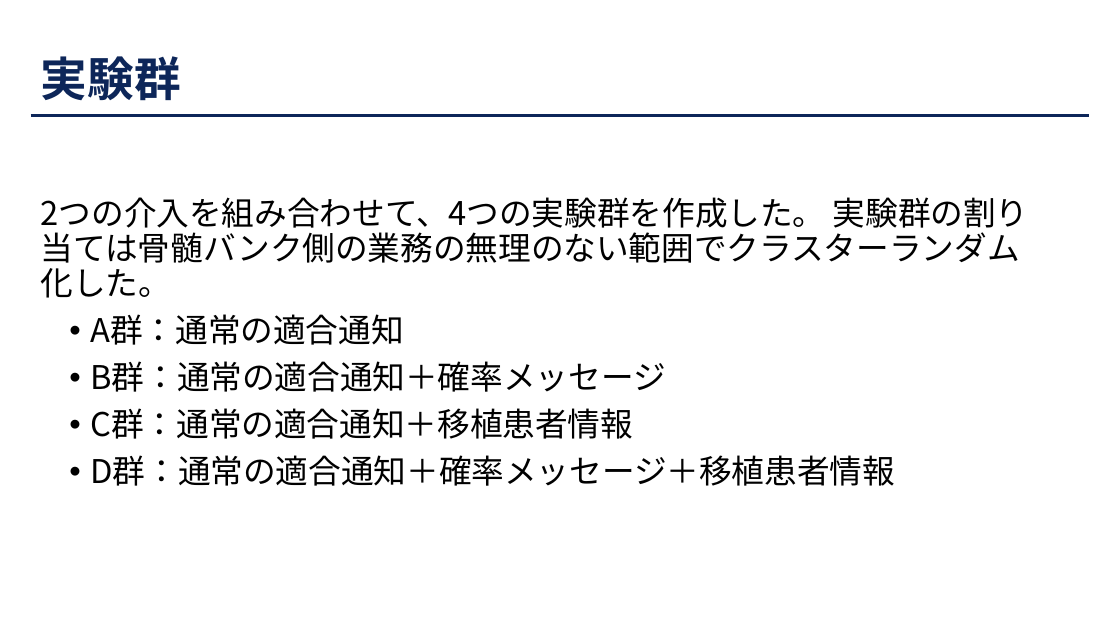
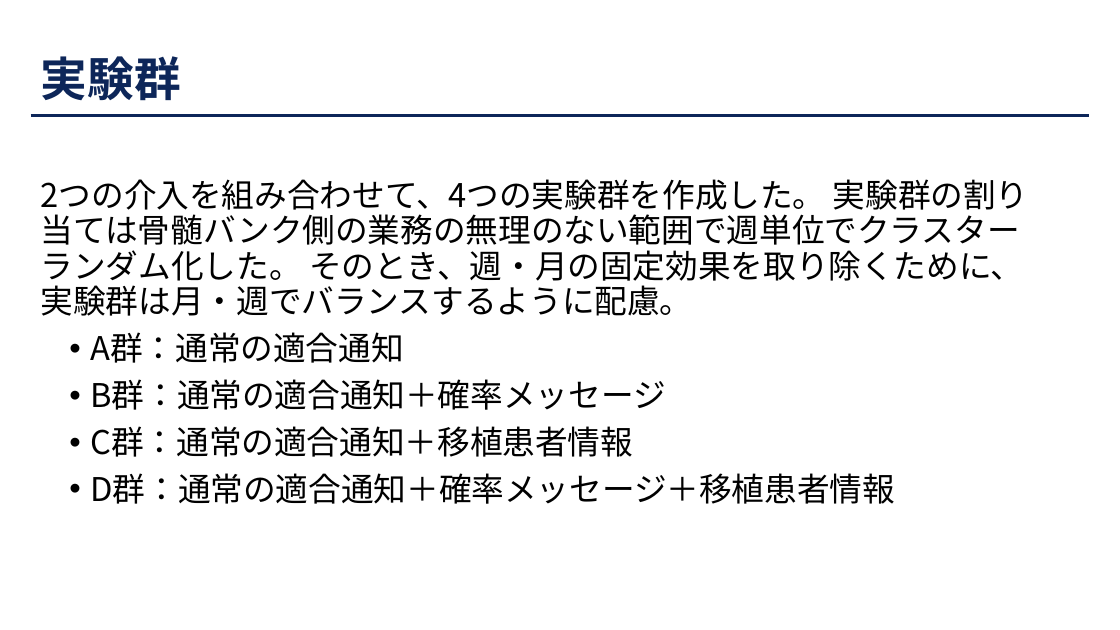
Before and after one commit to JMDP-behavioral-economics/RCT-Nudge, a slide deck: slide 11 of docs/slide/221014骨髄バンク介入実験分析.pptx. Drawn at 1120x630 pixels with LibreOffice and Linux fonts; fonts in the diff are those of the drawing. Boxes give left, top, right and bottom in pixels: in the first picture for what was removed or moved away, otherwise in the second. Text is boxed around its words. In the diff, an @@ line names an element or a change of style, - is before the commit and + after.

```diff
--- a/docs/slide/221014骨髄バンク介入実験分析.pptx
+++ b/docs/slide/221014骨髄バンク介入実験分析.pptx
@@ text at bbox=[41, 179, 1029, 316]: text changed @@
-2つの介入を組み合わせて、4つの実験群を作成した。 実験群の割り当ては骨髄バンク側の業務の無理のない範囲でクラスターランダム化した。
+2つの介入を組み合わせて、4つの実験群を作成した。 実験群の割り当ては骨髄バンク側の業務の無理のない範囲で週単位でクラスターランダム化した。 そのとき、週・月の固定効果を取り除くために、実験群は月・週でバランスするように配慮。
```
Also in this commit, not shown: 8 other slides changed, 2 slides added, 2 slides removed, 4 other files.
